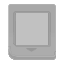
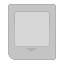
Two versions of the same layered image (64 × 64). Layer-by-layer changes:
painted on "No Cart" over [8,4,56,60]
